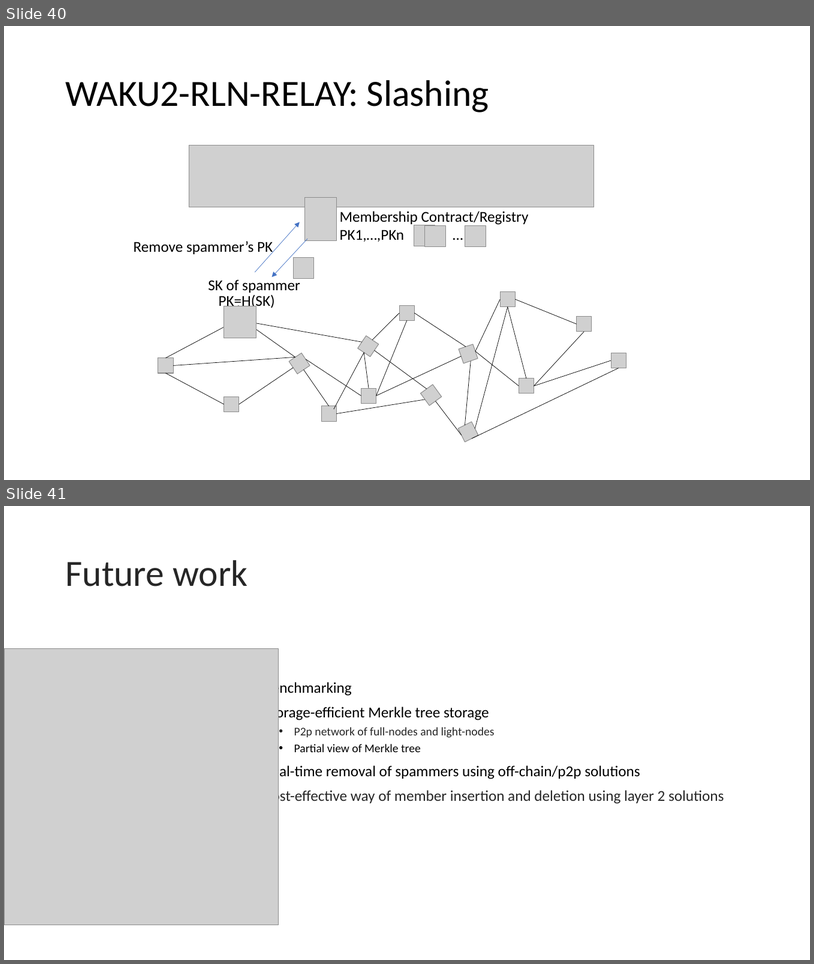
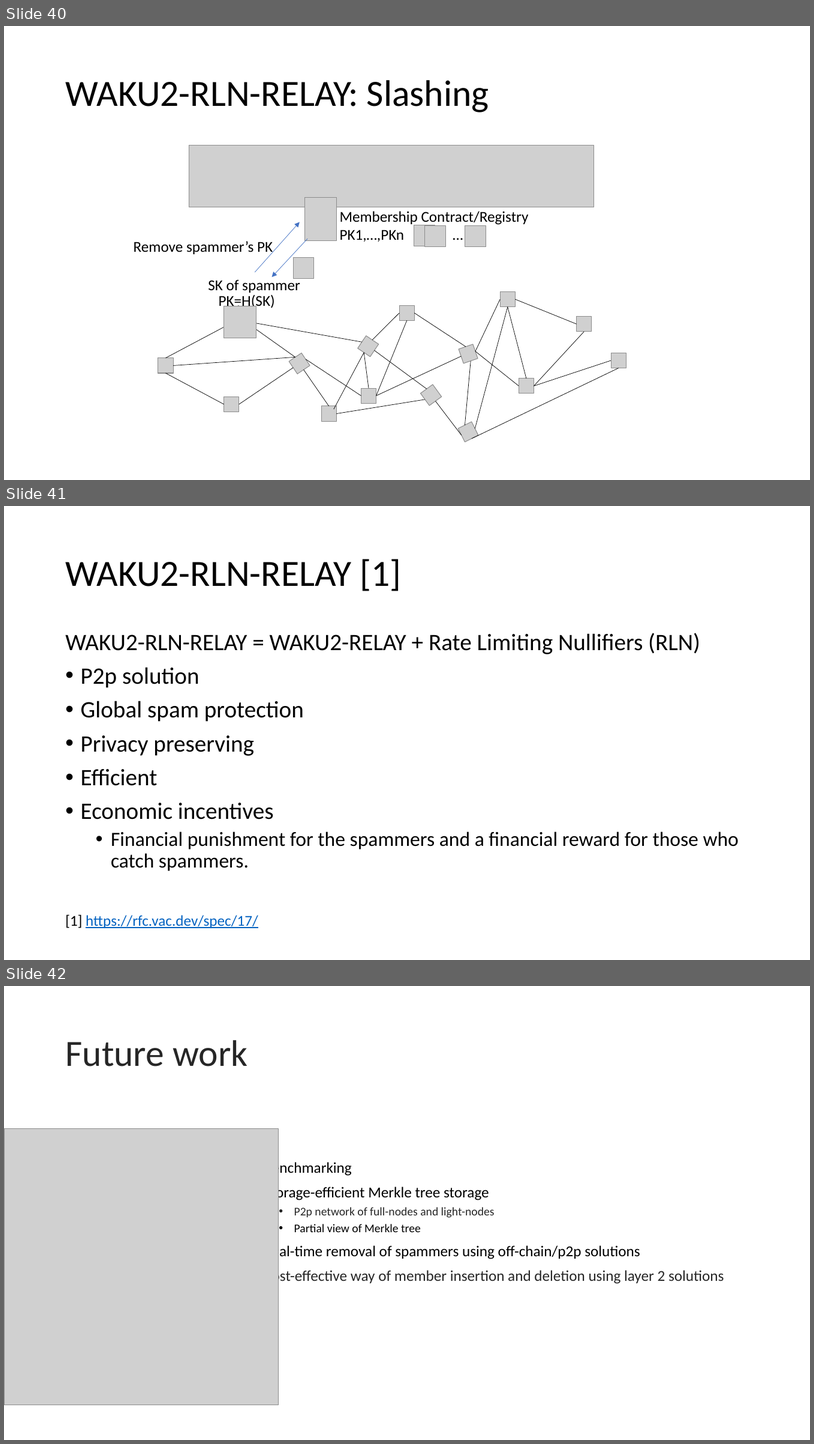
Before and after one commit to vacp2p/research, a slide deck: rln-research/presentations/11-2021-Tokenmics-Waku-rln-relay.pptx. Shown one above the other, each under a label of ours: slides 40 and 41 before the commit, slides 40, 41 and 42 after it. The pictures are 814x964 and 814x1444 pixels, drawn with LibreOffice and Linux fonts; fonts in the diff are those of the drawing; grey boxes stand for pictures. Boxes give left, top, right and bottom in pixels: in the first picture for what was removed or moved away, otherwise in the second. Text is boxed around its words. In the diff, an @@ line names an element or a change of style, - is before the commit and + after.

Commit message:
another round of revision

```diff
--- a/rln-research/presentations/11-2021-Tokenmics-Waku-rln-relay.pptx
+++ b/rln-research/presentations/11-2021-Tokenmics-Waku-rln-relay.pptx
@@ slide 41 added at bbox=[4, 506, 810, 960], background #FFFFFF @@
@@ title added at bbox=[65, 559, 401, 591], 44 pt, text #000000 @@
+WAKU2-RLN-RELAY [1]
@@ text added at bbox=[65, 633, 739, 871], 28 pt, text #000000 @@
+WAKU2-RLN-RELAY = WAKU2-RELAY + Rate Limiting Nullifiers (RLN)
+• P2p solution
+• Global spam protection
+• Privacy preserving
+• Efficient
+• Economic incentives
+  • Financial punishment for the spammers and a financial reward for those who catch spammers.
@@ text added at bbox=[65, 914, 258, 928], 18 pt, text #0563C1, underline @@
+[1] https://rfc.vac.dev/spec/17/
@@ what was slide 41 is now slide 42 @@
```
